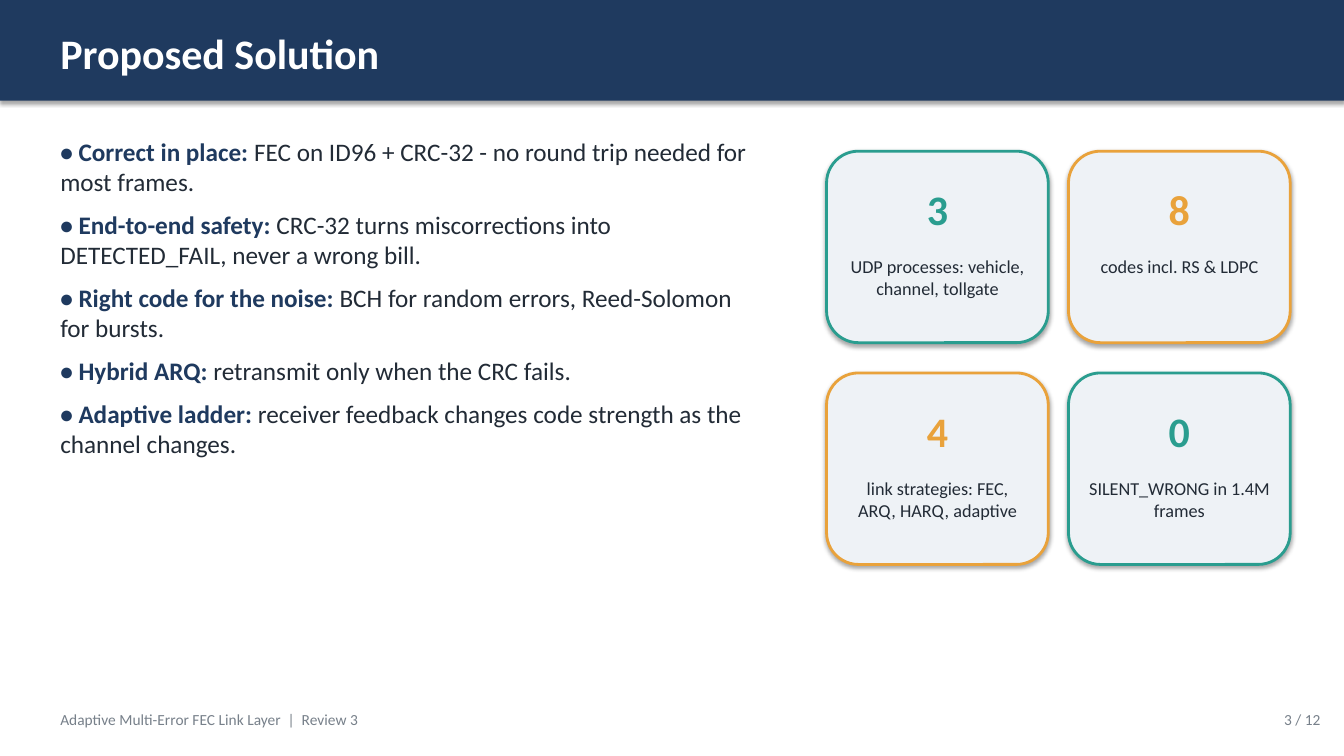
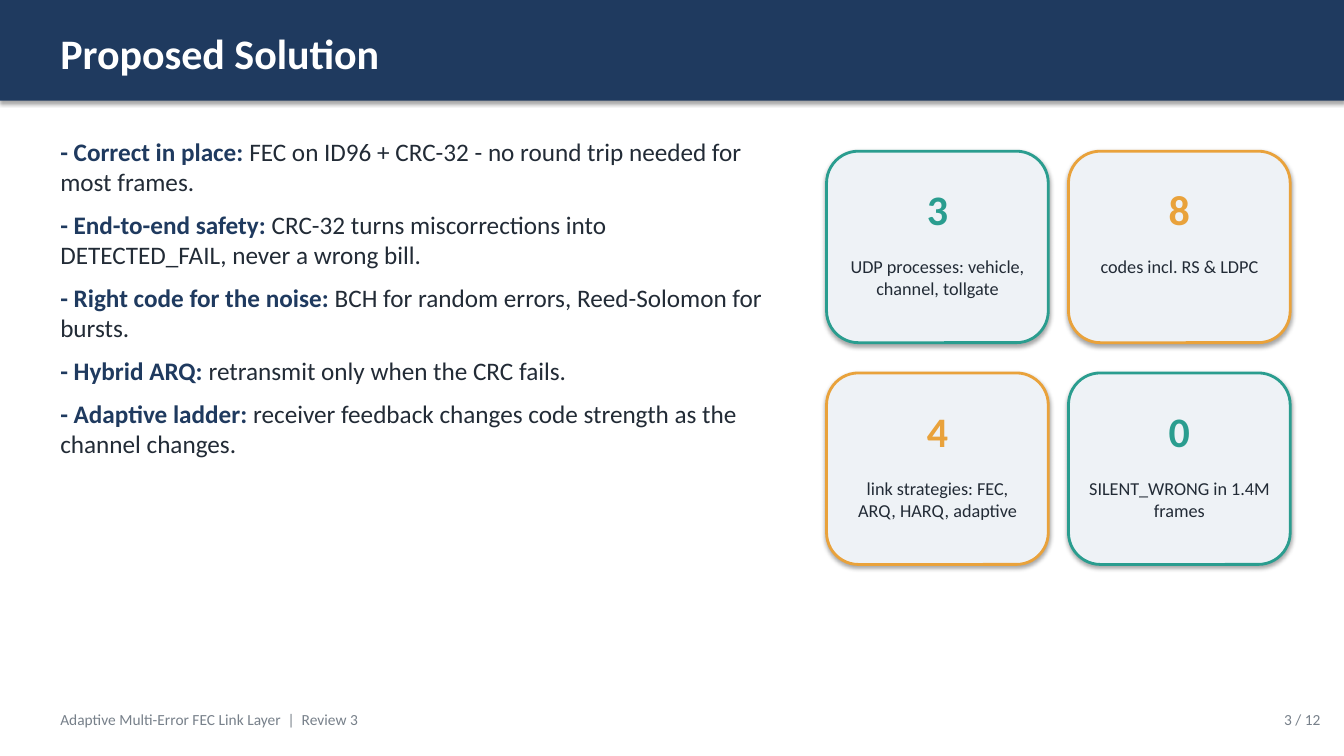
Before and after one commit to PavitranVC/Adaptive-FEC-Link, a slide deck: slide 3 of submission/Review3_Final_Presentation.pptx. Drawn at 1344x756 pixels with LibreOffice and Linux fonts; fonts in the diff are those of the drawing. Boxes give left, top, right and bottom in pixels: in the first picture for what was removed or moved away, otherwise in the second. Text is boxed around its words. In the diff, an @@ line names an element or a change of style, - is before the commit and + after.

```diff
--- a/submission/Review3_Final_Presentation.pptx
+++ b/submission/Review3_Final_Presentation.pptx
@@ text at <box>60,143,761,458</box>: text changed @@
-• Correct in place: FEC on ID96 + CRC-32 - no round trip needed for most frames.
-• End-to-end safety: CRC-32 turns miscorrections into DETECTED_FAIL, never a wrong bill.
-• Right code for the noise: BCH for random errors, Reed-Solomon for bursts.
-• Hybrid ARQ: retransmit only when the CRC fails.
-• Adaptive ladder: receiver feedback changes code strength as the channel changes.
+- Correct in place: FEC on ID96 + CRC-32 - no round trip needed for most frames.
+- End-to-end safety: CRC-32 turns miscorrections into DETECTED_FAIL, never a wrong bill.
+- Right code for the noise: BCH for random errors, Reed-Solomon for bursts.
+- Hybrid ARQ: retransmit only when the CRC fails.
+- Adaptive ladder: receiver feedback changes code strength as the channel changes.
```
Also in this commit, not shown: 5 other slides changed, 2 other files.
